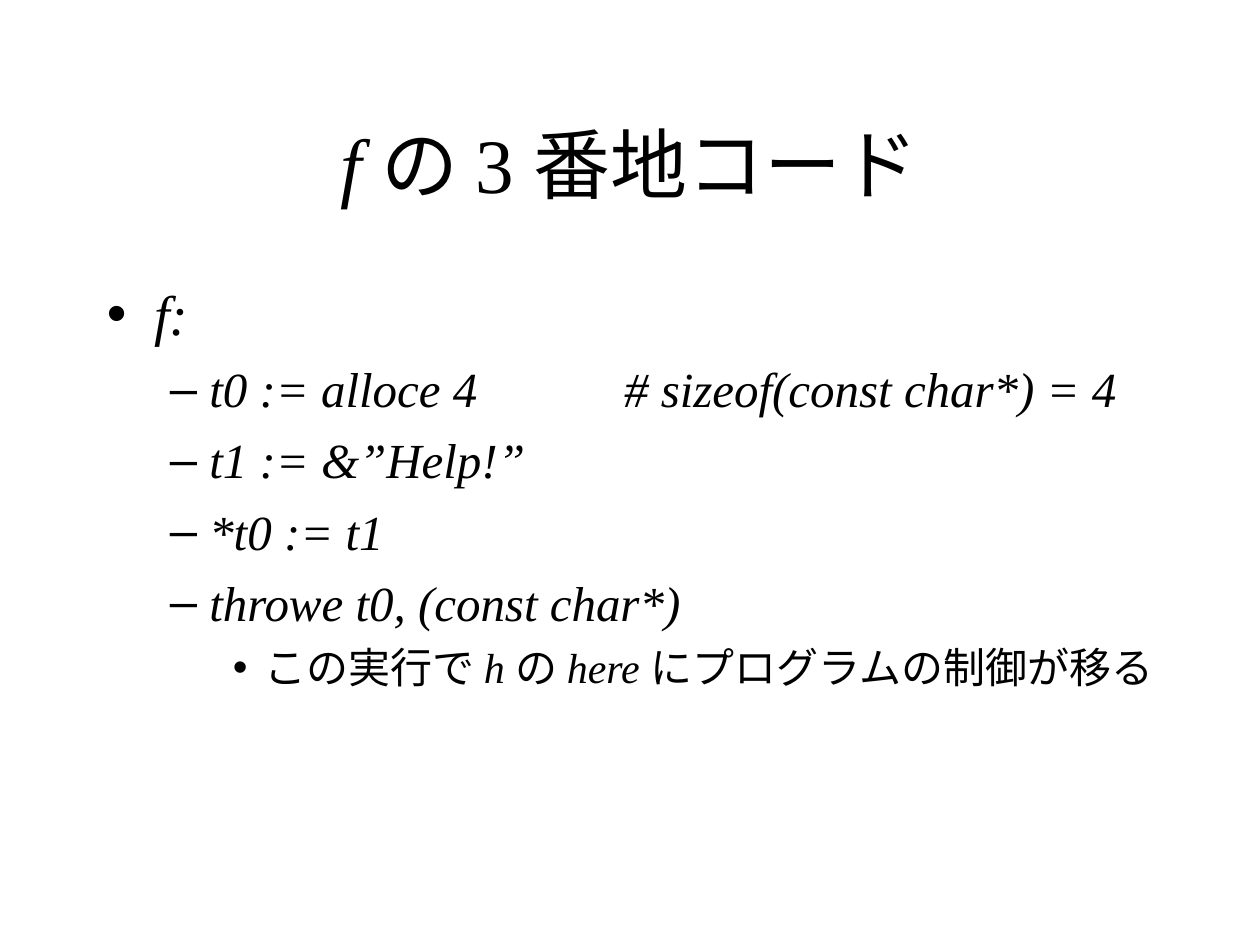
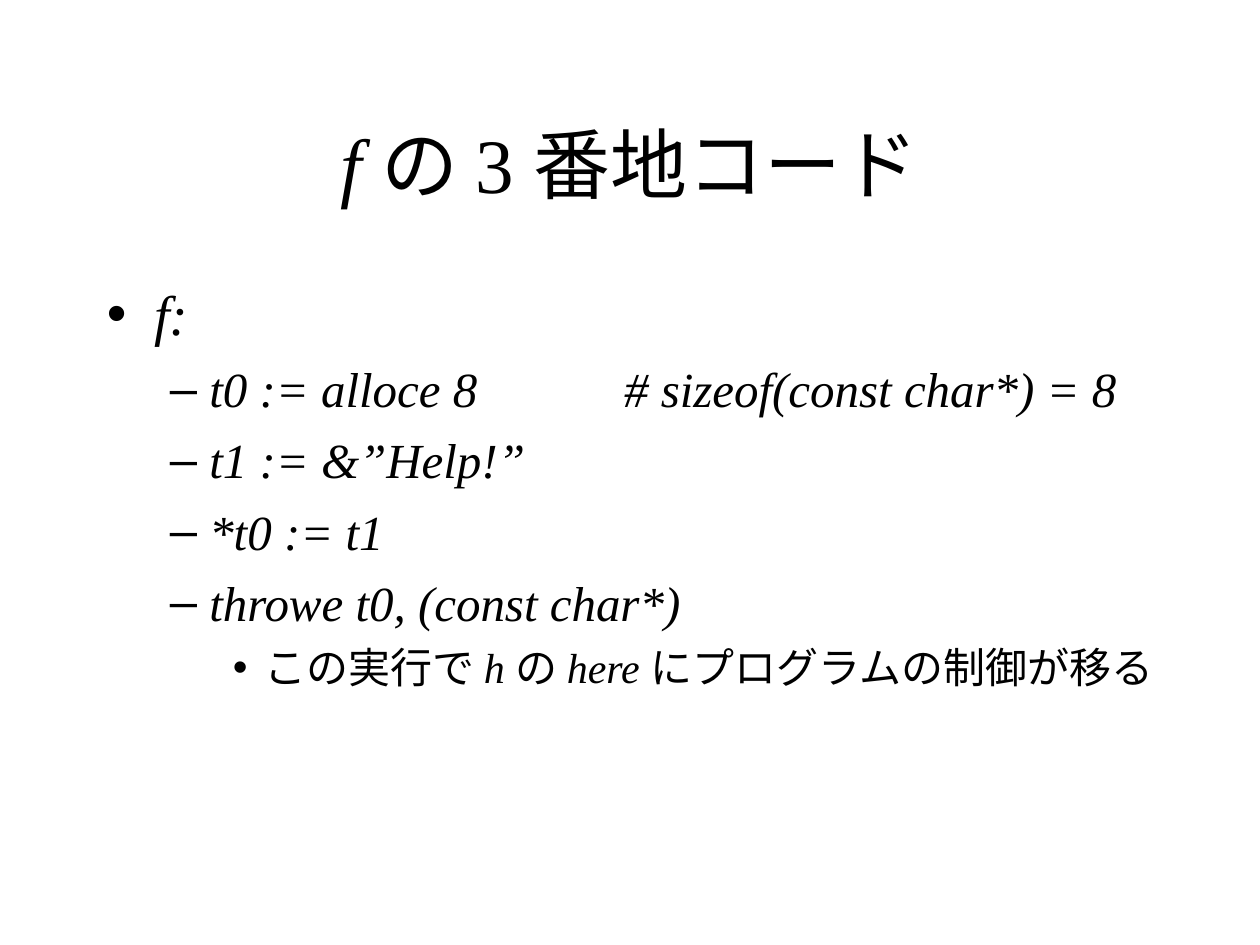
Before and after one commit to KeiHasegawa/cxx_doc, a slide deck: slide 3 of 24_exception_3ac.ppt. Drawn at 1260x945 pixels with LibreOffice and Linux fonts; fonts in the diff are those of the drawing. Boxes give left, top, right and bottom in pixels: in the first picture for what was removed or moved away, otherwise in the second. Text is boxed around its words. In the diff, an @@ line names an element or a change of style, - is before the commit and + after.

```diff
--- a/24_exception_3ac.ppt
+++ b/24_exception_3ac.ppt
@@ text at (209,372,1117,417): text changed @@
-  – t0 := alloce 4 # sizeof(const char*) = 4
+  – t0 := alloce 8 # sizeof(const char*) = 8
```
Also in this commit, not shown: 4 other slides changed, 2 slides added, 3 other files.
